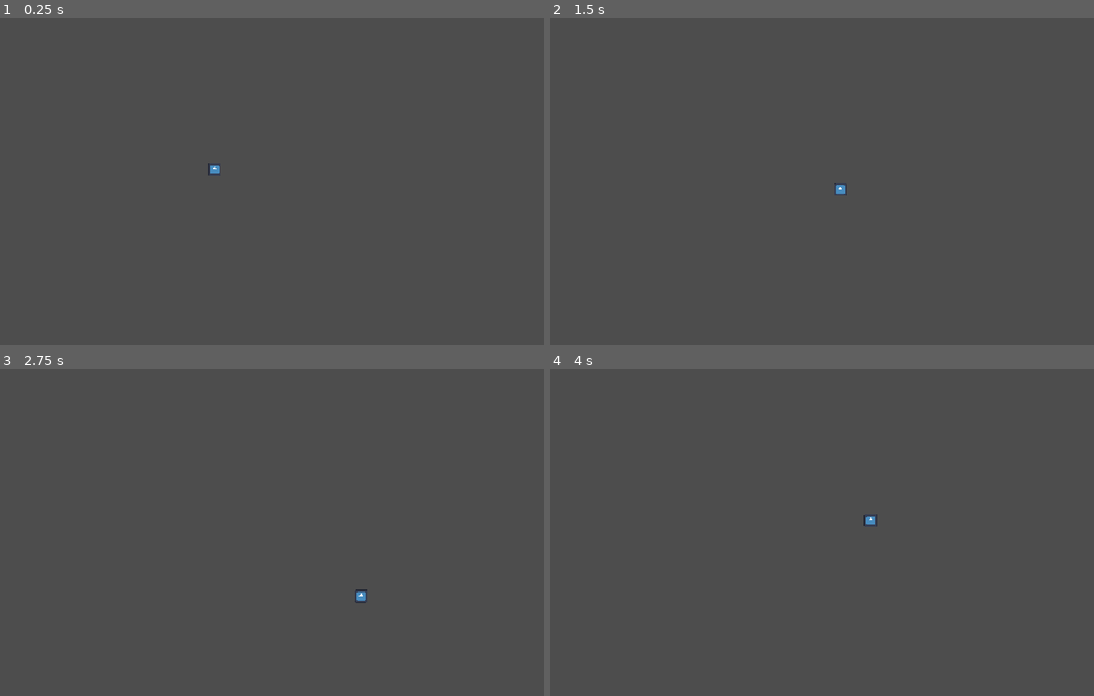
Above: before the commit, frames 1-4 (two rows, left to right).
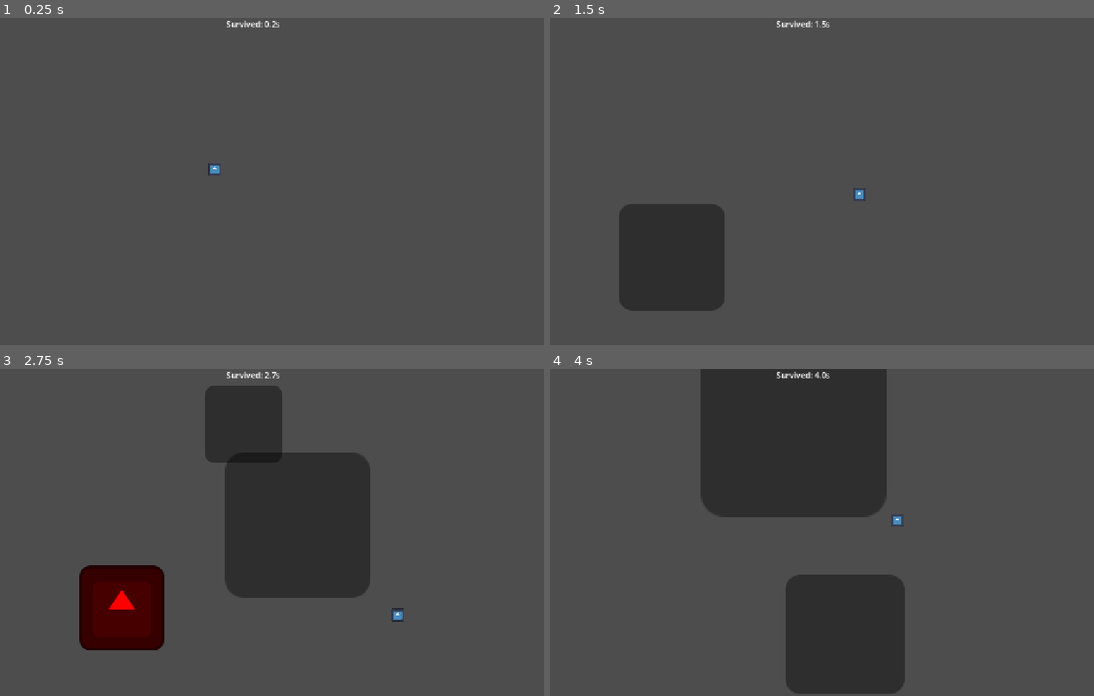
Above: after the commit, the same moments.

Repository: SlayerArman/Dusty-Beetle
Game: Godot game, scene res://main.tscn
Same seed, same stepped clock (60 frames per second), same inputs: the game is played once before the commit and once after it. Before the commit the project starts from res://Player.tscn. The engine's default icon, where the game draws it, is replaced by a stand-in: a white triangle on a blue panel in a dark square.
Inputs (mouse positions are in pixels of both pictures, inside the frame that each line leads up to):
- Up to frame 1 (0.25 s): no input
- Up to frame 2 (1.5 s): tap Enter (ui_accept) at 0.5, 0.6, 0.77, 1.07 s; move the mouse to (930, 165) at 0.52 s; hold Right (move right) 0.53-1.28 s; click (930, 165) at 0.67 s; move the mouse to (686, 197) at 1.27 s; hold Down (move down) from 1.28 s (still down); tap Alt at 1.35 s
- Up to frame 3 (2.75 s): tap Enter (ui_accept) at 1.52, 1.55, 1.82, 2.3 s; move the mouse to (310, 460) at 2.02 s; release Down (move down) at 2.03 s; hold Right (move right) from 2.03 s (still down); tap Shift at 2.1 s
- Up to frame 4 (4 s): move the mouse to (773, 597) at 2.77 s; release Right (move right) at 2.78 s; hold W (move up) 2.78-3.53 s; tap Enter (ui_accept) at 2.85, 3.02, 3.32, 3.77, 3.8 s; click (773, 597) at 2.92 s; move the mouse to (979, 581) at 3.52 s; hold Left (move left) from 3.53 s (still down); tap Alt at 3.6 s

The runs differ from the first frame. In frame 1, 0.1% of the frame differs, in the area x 41-52%, y 0-3%; in frame 2, 6.4%; in frame 3, 19%; in frame 4, 23%, in the area x 27-66%, y 0-100%.

Commit message:
added timer and game over logic

Diff:
--- a/Player.tscn
+++ b/Player.tscn
@@ -4,6 +4,7 @@
 [ext_resource type="Texture2D" uid="uid://deeqej31w8jnt" path="res://icon.svg" id="1_wtcfe"]
 
 [sub_resource type="CircleShape2D" id="CircleShape2D_1vivr"]
+radius = 13.152946
 
 [node name="Player" type="CharacterBody2D" unique_id=356166219]
 script = ExtResource("1_kpjcp")
@@ -14,4 +15,5 @@
 texture = ExtResource("1_wtcfe")
 
 [node name="CollisionShape2D" type="CollisionShape2D" parent="." unique_id=716049508]
+position = Vector2(500, 300)
 shape = SubResource("CircleShape2D_1vivr")
--- a/Stomp.tscn
+++ b/Stomp.tscn
@@ -17,4 +17,5 @@
 
 [node name="Timer" type="Timer" parent="." unique_id=1703980741]
 
+[connection signal="body_entered" from="." to="." method="_on_body_entered"]
 [connection signal="timeout" from="Timer" to="." method="_on_timer_timeout"]
--- a/main.gd
+++ b/main.gd
@@ -1,17 +1,41 @@
 extends Node2D
 
 var stomp_scene = preload("res://stomp.tscn")
+
 @onready var spawn_timer = $SpawnTimer
+@onready var time_label = $CanvasLayer/Label
+@onready var game_over_label = $CanvasLayer/GameOverLabel
+
+var time_survived: float = 0.0
+var is_dead: bool = false
 
 func _ready():
 	spawn_timer.wait_time = 0.8
 
+func _process(delta):
+	if is_dead:
+		if Input.is_action_just_pressed("ui_accept"):
+			get_tree().reload_current_scene()
+		return
+
+	time_survived += delta
+	time_label.text = "Survived: " + str(snapped(time_survived, 0.1)) + "s"
+
+func game_over():
+	is_dead = true
+	spawn_timer.stop()
+	game_over_label.show()
+
 func _on_spawn_timer_timeout():
+	if is_dead: return
+
 	var stomp = stomp_scene.instantiate()
+	var screen_size = get_viewport_rect().size
+	stomp.position = Vector2(
+		randf_range(50, screen_size.x - 50),
+		randf_range(50, screen_size.y - 50)
+	)
+	add_child(stomp)
 
-	var screen_size = get_viewport_rect().size
-	var random_x = randf_range(50, screen_size.x - 50)
-	var random_y = randf_range(50, screen_size.y - 50)
-
-	stomp.position = Vector2(random_x, random_y)
-	add_child(stomp)
+	if spawn_timer.wait_time > 0.2:
+		spawn_timer.wait_time -= 0.02
--- a/main.tscn
+++ b/main.tscn
@@ -11,4 +11,36 @@
 [node name="SpawnTimer" type="Timer" parent="." unique_id=577313350]
 autostart = true
 
+[node name="CanvasLayer" type="CanvasLayer" parent="." unique_id=1787229132]
+
+[node name="Label" type="Label" parent="CanvasLayer" unique_id=709433054]
+anchors_preset = 5
+anchor_left = 0.5
+anchor_right = 0.5
+offset_left = -20.0
+offset_right = 20.0
+offset_bottom = 23.0
+grow_horizontal = 2
+size_flags_horizontal = 4
+size_flags_vertical = 0
+text = "0.0"
+horizontal_alignment = 1
+
+[node name="GameOverLabel" type="Label" parent="CanvasLayer" unique_id=1823069228]
+visible = false
+anchors_preset = 8
+anchor_left = 0.5
+anchor_top = 0.5
+anchor_right = 0.5
+anchor_bottom = 0.5
+offset_left = -138.0
+offset_top = -28.5
+offset_right = 138.0
+offset_bottom = 28.5
+grow_horizontal = 2
+grow_vertical = 2
+text = "SQUISHED!
+Press SPACE to Restart"
+horizontal_alignment = 1
+
 [connection signal="timeout" from="SpawnTimer" to="." method="_on_spawn_timer_timeout"]
--- a/player.gd
+++ b/player.gd
@@ -1,10 +1,9 @@
 extends CharacterBody2D
 
-@export var speed: float = 200.0
+@export var speed: float = 250.0
 
 func _physics_process(delta: float) -> void:
 	var input_dir := Input.get_vector("move left", "move right", "move up", "move down")
-	print("Input: ", input_dir)
 
 	velocity = input_dir * speed
 	move_and_slide()
--- a/project.godot
+++ b/project.godot
@@ -11,7 +11,7 @@
 [application]
 
 config/name="Dust Bunny"
-run/main_scene="uid://bv0q62xf8tefv"
+run/main_scene="uid://cnal7jg5576lv"
 config/features=PackedStringArray("4.7", "Mobile")
 config/icon="res://icon.svg"
 
--- a/stomp.gd
+++ b/stomp.gd
@@ -26,5 +26,6 @@
 
 func _on_body_entered(body):
 	if body.name == "Player":
-		print("Squished!")
-		get_tree().reload_current_scene()
+		get_tree().current_scene.game_over()
+
+		body.queue_free()
